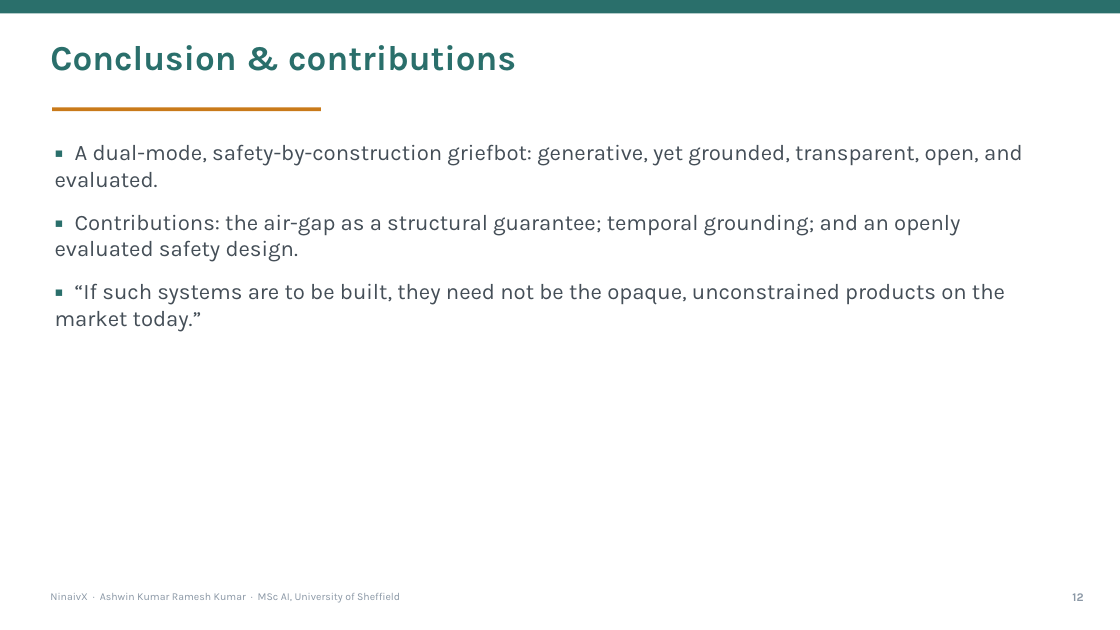
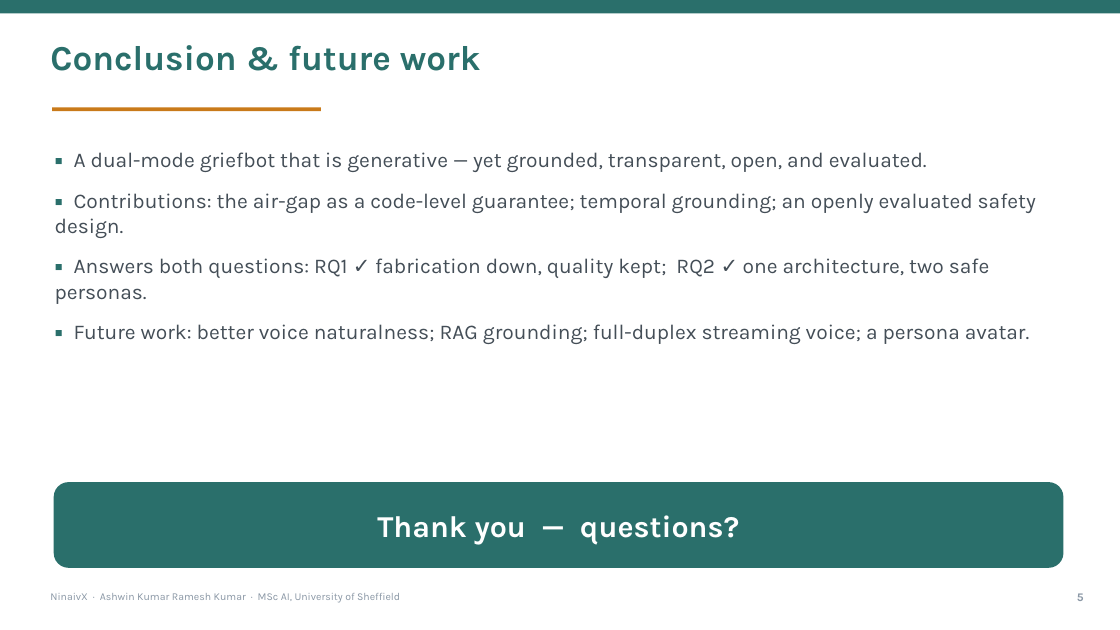
Before and after one commit to HITMAN-AK/NinaivX, a slide deck: slide 5 of backend/docs/report/NinaivX-Presentation.pptx (slide 13 before the commit). Drawn at 1120x630 pixels with LibreOffice and Linux fonts; fonts in the diff are those of the drawing. Boxes give left, top, right and bottom in pixels: in the first picture for what was removed or moved away, otherwise in the second. Text is boxed around its words. In the diff, an @@ line names an element or a change of style, - is before the commit and + after.

```diff
--- a/backend/docs/report/NinaivX-Presentation.pptx
+++ b/backend/docs/report/NinaivX-Presentation.pptx
@@ text at [50,45,481,71]: text changed @@
-Conclusion & contributions
+Conclusion & future work
@@ text at [55,152,1036,344]: text changed; size 19 to 18 pt @@
-▪ A dual-mode, safety-by-construction griefbot: generative, yet grounded, transparent, open, and evaluated.
-▪ Contributions: the air-gap as a structural guarantee; temporal grounding; and an openly evaluated safety design.
-▪ “If such systems are to be built, they need not be the opaque, unconstrained products on the market today.”
+▪ A dual-mode griefbot that is generative — yet grounded, transparent, open, and evaluated.
+▪ Contributions: the air-gap as a code-level guarantee; temporal grounding; an openly evaluated safety design.
+▪ Answers both questions: RQ1 ✓ fabrication down, quality kept; RQ2 ✓ one architecture, two safe personas.
+▪ Future work: better voice naturalness; RAG grounding; full-duplex streaming voice; a persona avatar.
@@ rounded rectangle added at [55,483,1063,567], fill #2A6F6B, outline #2A6F6B 1.5 pt @@
@@ text added at [377,515,739,545], 26 pt, text #FFFFFF, bold @@
+Thank you — questions?
@@ text at [1077,593,1084,601]: text changed @@
-12
+5
```
Also in this commit, not shown: 4 other slides changed, 9 slides removed, 1 other file.
